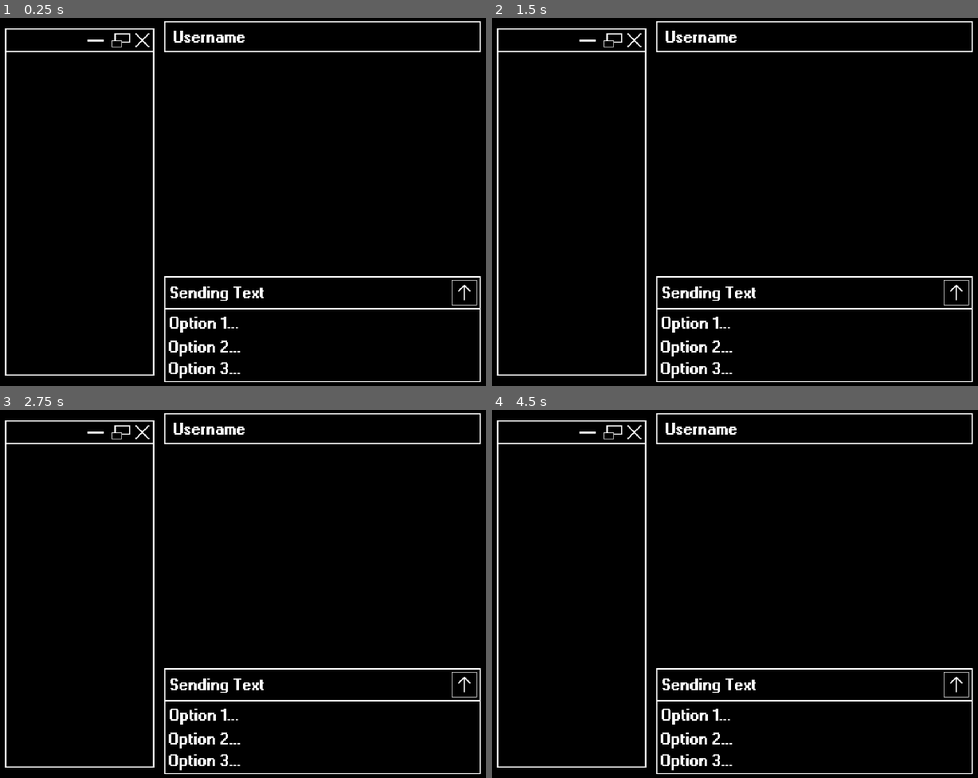
Above: before the commit, frames 1-4 (two rows, left to right).
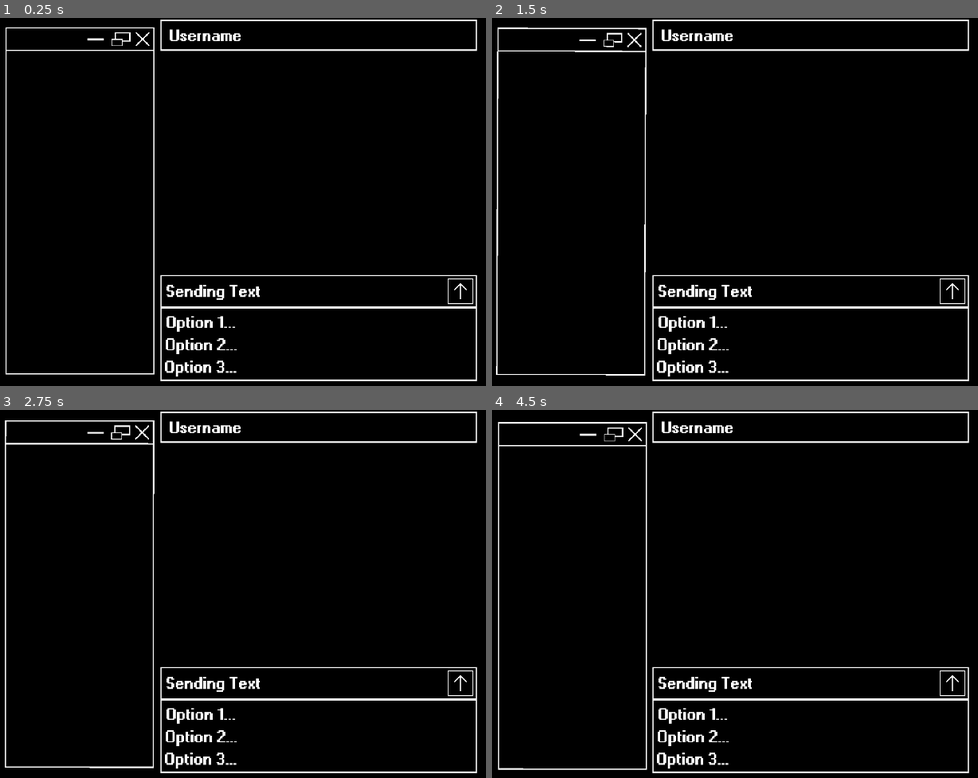
Above: after the commit, the same moments.

Repository: AdamCMunro/social-game
Game: Godot game, scene res://messenger.tscn
Two runs of this game, one before a commit and one after it. Both use one fixed random seed, a clock stepped at 60 frames per second and the inputs below. This scene is started directly instead of the project's main scene.
Inputs (mouse positions are in pixels of both pictures, inside the frame that each line leads up to):
- Up to frame 1 (0.25 s): no input
- Up to frame 2 (1.5 s): tap Enter at 0.5 s; move the mouse to (948, 183) at 0.52 s; click (948, 183) at 0.67 s; move the mouse to (681, 220) at 1.27 s; click (681, 220) at 1.42 s
- Up to frame 3 (2.75 s): move the mouse to (383, 513) at 2.02 s; click (383, 513) at 2.17 s
- Up to frame 4 (4.5 s): move the mouse to (778, 667) at 2.77 s; click (778, 667) at 2.92 s; move the mouse to (outside the picture) at 3.52 s; click (outside the picture) at 3.67 s; move the mouse to (618, 538) at 4.27 s; click (618, 538) at 4.42 s

The runs differ from the first frame. In frame 1, 6.2% of the frame differs, in the area x 0-100%, y 0-99%; in frame 2, 6.0%; in frame 3, 5.6%; in frame 4, 7.0%.

Commit message:
Began basic messaging interactions

Diff:
--- /dev/null
+++ b/social-game/contacts.gd
@@ -0,0 +1,35 @@
+extends Area2D
+
+
+# Called when the node enters the scene tree for the first time.
+func _ready() -> void:
+	_prepare_drift()
+
+
+# Called every frame. 'delta' is the elapsed time since the previous frame.
+func _process(delta: float) -> void:
+	_drift(delta)
+
+
+#drift stuff
+
+var noise = FastNoiseLite.new()
+var time = 0.0
+
+var speed = 1.75
+var amplitude = 6.0 # How far it drifts
+var rotation_amplitude = 0.75 # How much it tilts
+
+func _prepare_drift():
+	noise.seed = randi()
+	noise.frequency = 0.1
+
+func _drift(delta):
+	time += delta * speed
+
+	var ox = noise.get_noise_1d(time) * amplitude
+	var oy = noise.get_noise_1d(time + 100) * amplitude
+	var ang = noise.get_noise_1d(time + 200) * rotation_amplitude
+
+	$Sprite2D.position = Vector2(ox, oy)
+	$Sprite2D.rotation_degrees = ang
--- a/social-game/feed.gd
+++ b/social-game/feed.gd
@@ -1,7 +1,4 @@
 extends Node2D
-
-signal draw_hand
-signal hide_hand
 
 @onready var post_scene = preload("res://post.tscn")
 @onready var main = get_parent()
--- a/social-game/main.tscn
+++ b/social-game/main.tscn
@@ -13,8 +13,8 @@
 shader_parameter/saturation = 1.0
 shader_parameter/gamma = 1.00000004098023
 shader_parameter/curvature = 0.0
-shader_parameter/corner_soften = 0.06
-shader_parameter/vignette = 0.0010000000475
+shader_parameter/corner_soften = 0.010000000475
+shader_parameter/vignette = 0.0
 shader_parameter/scanline_strength = 0.06
 shader_parameter/scanline_density = 1.15
 shader_parameter/interlace_strength = 0.17
--- /dev/null
+++ b/social-game/messenger.gd
@@ -0,0 +1,12 @@
+extends Node2D
+
+@onready var viewport_centre = get_viewport_rect().size / 2
+
+# Called when the node enters the scene tree for the first time.
+func _ready() -> void:
+	$MessengerBody.position = viewport_centre
+
+
+# Called every frame. 'delta' is the elapsed time since the previous frame.
+func _process(delta: float) -> void:
+	pass
--- a/social-game/messenger.tscn
+++ b/social-game/messenger.tscn
@@ -1,11 +1,16 @@
 [gd_scene format=3 uid="uid://bbf22kjn4rw6"]
 
+[ext_resource type="Script" uid="uid://bgejr7rtsgtpf" path="res://messenger.gd" id="1_1clpa"]
 [ext_resource type="Texture2D" uid="uid://wdetlss0c3ti" path="res://assets/Messenger_Background.png" id="1_m0kps"]
 [ext_resource type="Texture2D" uid="uid://6j8u0l3vsjc4" path="res://assets/Messenger.png" id="2_tpcxp"]
 [ext_resource type="Texture2D" uid="uid://cj5uveejvi17t" path="res://assets/Send_Message_Button.png" id="3_dj5lq"]
 [ext_resource type="FontFile" uid="uid://colsx08shwr3g" path="res://fonts/windows-bold[1].ttf" id="4_dj5lq"]
+[ext_resource type="Script" uid="uid://yobyk68gyaq5" path="res://option_1.gd" id="5_5uh8x"]
 [ext_resource type="Texture2D" uid="uid://bv7kp8r2220md" path="res://assets/Square_Selection.png" id="5_8wtml"]
 [ext_resource type="Texture2D" uid="uid://dp1txt5oc6mfh" path="res://assets/Contacts.png" id="5_75sbr"]
+[ext_resource type="Script" uid="uid://4udu5egxntkx" path="res://option_2.gd" id="6_5uh8x"]
+[ext_resource type="Script" uid="uid://cys7txb1smtuo" path="res://option_3.gd" id="7_qhwlu"]
+[ext_resource type="Script" uid="uid://mvf0l8pkqr7b" path="res://contacts.gd" id="10_8waa5"]
 
 [sub_resource type="RectangleShape2D" id="RectangleShape2D_75sbr"]
 size = Vector2(129.79382, 129.79346)
@@ -20,6 +25,7 @@
 size = Vector2(467.5, 29.166656)
 
 [node name="Messenger" type="Node2D" unique_id=563844369]
+script = ExtResource("1_1clpa")
 
 [node name="MessengerBackground" type="Sprite2D" parent="." unique_id=2025585928]
 position = Vector2(583, 335.00003)
@@ -65,57 +71,120 @@
 text = "Sending Text"
 
 [node name="Option1" type="Area2D" parent="MessengerBody" unique_id=2073892545]
-metadata/_edit_group_ = true
+position = Vector2(0, 182)
+script = ExtResource("5_5uh8x")
+metadata/_edit_group_ = true
+
+[node name="ColorRect" type="ColorRect" parent="MessengerBody/Option1" unique_id=661961617]
+anchors_preset = 8
+anchor_left = 0.5
+anchor_top = 0.5
+anchor_right = 0.5
+anchor_bottom = 0.5
+offset_left = -234.16666
+offset_top = -15.75
+offset_right = 234.16666
+offset_bottom = 15.9166565
+grow_horizontal = 2
+grow_vertical = 2
+mouse_filter = 2
+color = Color(0, 0, 0, 1)
 
 [node name="OptionLabel" type="Label" parent="MessengerBody/Option1" unique_id=417421513]
-offset_left = -231.85843
-offset_top = 166.3717
-offset_right = 230.0885
-offset_bottom = 196.3717
+anchors_preset = 8
+anchor_left = 0.5
+anchor_top = 0.5
+anchor_right = 0.5
+anchor_bottom = 0.5
+offset_left = -230.97348
+offset_top = -15.0
+offset_right = 230.97345
+offset_bottom = 15.0
+grow_horizontal = 2
+grow_vertical = 2
 theme_override_fonts/font = ExtResource("4_dj5lq")
 theme_override_font_sizes/font_size = 24
 text = "Option 1..."
 
-[node name="Sprite2D" type="Sprite2D" parent="MessengerBody/Option1" unique_id=1670038969]
-
 [node name="CollisionShape2D" type="CollisionShape2D" parent="MessengerBody/Option1" unique_id=1519360124]
-position = Vector2(0, 182.5)
 shape = SubResource("RectangleShape2D_8wtml")
 
 [node name="Option2" type="Area2D" parent="MessengerBody" unique_id=789330614]
-metadata/_edit_group_ = true
+position = Vector2(0, 216)
+script = ExtResource("6_5uh8x")
+metadata/_edit_group_ = true
+
+[node name="ColorRect" type="ColorRect" parent="MessengerBody/Option2" unique_id=1603883933]
+anchors_preset = 8
+anchor_left = 0.5
+anchor_top = 0.5
+anchor_right = 0.5
+anchor_bottom = 0.5
+offset_left = -234.16666
+offset_top = -15.7500305
+offset_right = 234.16666
+offset_bottom = 15.916626
+grow_horizontal = 2
+grow_vertical = 2
+mouse_filter = 2
+color = Color(0, 0, 0, 1)
 
 [node name="OptionLabel" type="Label" parent="MessengerBody/Option2" unique_id=888915625]
-offset_left = -232.74338
-offset_top = 201.7699
-offset_right = 231.85846
-offset_bottom = 231.7699
+anchors_preset = 8
+anchor_left = 0.5
+anchor_top = 0.5
+anchor_right = 0.5
+anchor_bottom = 0.5
+offset_left = -232.30092
+offset_top = -15.0
+offset_right = 232.30092
+offset_bottom = 15.0
+grow_horizontal = 2
+grow_vertical = 2
 theme_override_fonts/font = ExtResource("4_dj5lq")
 theme_override_font_sizes/font_size = 24
 text = "Option 2..."
 
-[node name="Sprite2D" type="Sprite2D" parent="MessengerBody/Option2" unique_id=2047898561]
-
 [node name="CollisionShape2D" type="CollisionShape2D" parent="MessengerBody/Option2" unique_id=1229319885]
-position = Vector2(0, 217.917)
 shape = SubResource("RectangleShape2D_5uh8x")
 
 [node name="Option3" type="Area2D" parent="MessengerBody" unique_id=1979361157]
-metadata/_edit_group_ = true
+position = Vector2(0, 250)
+script = ExtResource("7_qhwlu")
+metadata/_edit_group_ = true
+
+[node name="ColorRect" type="ColorRect" parent="MessengerBody/Option3" unique_id=1931307096]
+anchors_preset = 8
+anchor_left = 0.5
+anchor_top = 0.5
+anchor_right = 0.5
+anchor_bottom = 0.5
+offset_left = -234.16666
+offset_top = -15.750061
+offset_right = 234.16666
+offset_bottom = 15.916595
+grow_horizontal = 2
+grow_vertical = 2
+mouse_filter = 2
+color = Color(0, 0, 0, 1)
 
 [node name="OptionLabel" type="Label" parent="MessengerBody/Option3" unique_id=509663925]
-offset_left = -232.74338
-offset_top = 235.39825
-offset_right = 233.62836
-offset_bottom = 265.39825
+anchors_preset = 8
+anchor_left = 0.5
+anchor_top = 0.5
+anchor_right = 0.5
+anchor_bottom = 0.5
+offset_left = -233.18587
+offset_top = -15.000008
+offset_right = 233.18587
+offset_bottom = 15.000008
+grow_horizontal = 2
+grow_vertical = 2
 theme_override_fonts/font = ExtResource("4_dj5lq")
 theme_override_font_sizes/font_size = 24
 text = "Option 3..."
 
-[node name="Sprite2D" type="Sprite2D" parent="MessengerBody/Option3" unique_id=930492967]
-
 [node name="CollisionShape2D" type="CollisionShape2D" parent="MessengerBody/Option3" unique_id=1637328924]
-position = Vector2(0, 252.5)
 shape = SubResource("RectangleShape2D_qhwlu")
 
 [node name="Selection" type="Area2D" parent="MessengerBody" unique_id=2006294913]
@@ -128,10 +197,10 @@
 anchor_top = 0.5
 anchor_right = 0.5
 anchor_bottom = 0.5
-offset_left = -232.5
-offset_top = -20.0
-offset_right = 232.5
-offset_bottom = 20.0
+offset_left = -235.0
+offset_top = -18.75
+offset_right = 235.0
+offset_bottom = 18.75
 grow_horizontal = 2
 grow_vertical = 2
 texture = ExtResource("5_8wtml")
@@ -145,7 +214,18 @@
 [node name="Contacts" type="Area2D" parent="." unique_id=1220270471]
 position = Vector2(145, 335)
 scale = Vector2(1.15, 1.15)
+script = ExtResource("10_8waa5")
 metadata/_edit_group_ = true
 
 [node name="Sprite2D" type="Sprite2D" parent="Contacts" unique_id=593490741]
 texture = ExtResource("5_75sbr")
+
+[connection signal="input_event" from="MessengerBody/Option1" to="MessengerBody/Option1" method="_on_input_event"]
+[connection signal="mouse_entered" from="MessengerBody/Option1" to="MessengerBody/Option1" method="_on_mouse_entered"]
+[connection signal="mouse_exited" from="MessengerBody/Option1" to="MessengerBody/Option1" method="_on_mouse_exited"]
+[connection signal="input_event" from="MessengerBody/Option2" to="MessengerBody/Option2" method="_on_input_event"]
+[connection signal="mouse_entered" from="MessengerBody/Option2" to="MessengerBody/Option2" method="_on_mouse_entered"]
+[connection signal="mouse_exited" from="MessengerBody/Option2" to="MessengerBody/Option2" method="_on_mouse_exited"]
+[connection signal="input_event" from="MessengerBody/Option3" to="MessengerBody/Option3" method="_on_input_event"]
+[connection signal="mouse_entered" from="MessengerBody/Option3" to="MessengerBody/Option3" method="_on_mouse_entered"]
+[connection signal="mouse_exited" from="MessengerBody/Option3" to="MessengerBody/Option3" method="_on_mouse_exited"]
--- /dev/null
+++ b/social-game/option_1.gd
@@ -0,0 +1,46 @@
+extends Area2D
+
+@onready var selection = get_parent().get_node("Selection")
+@onready var messenger_body = get_parent()
+
+var hovered = false
+var selected = false
+
+var black = Color(0,0,0,1)
+var white = Color(1,1,1,1)
+
+# Called when the node enters the scene tree for the first time.
+func _ready() -> void:
+	pass # Replace with function body.
+
+
+# Called every frame. 'delta' is the elapsed time since the previous frame.
+func _process(delta: float) -> void:
+	if hovered and not selected:
+		selection.visible = true
+
+func _on_mouse_entered() -> void:
+	hovered = true
+	selection.position = position
+
+func _on_mouse_exited() -> void:
+	hovered = false
+	selection.visible = false
+
+func _on_input_event(viewport: Node, event: InputEvent, shape_idx: int) -> void:
+	if event is InputEventMouseButton and event.button_index == MOUSE_BUTTON_LEFT:
+		if event.is_pressed() && not event.is_echo():
+			_select()
+			messenger_body.get_node("Option2")._deselect()
+			messenger_body.get_node("Option3")._deselect()
+
+func _select():
+	selected = true
+	selection.visible = false
+	$ColorRect.set_color(white)
+	$OptionLabel.set("theme_override_colors/font_color",black)
+
+func _deselect():
+	selected = false
+	$ColorRect.set_color(black)
+	$OptionLabel.set("theme_override_colors/font_color",white)
--- /dev/null
+++ b/social-game/option_2.gd
@@ -0,0 +1,46 @@
+extends Area2D
+
+@onready var selection = get_parent().get_node("Selection")
+@onready var messenger_body = get_parent()
+
+var hovered = false
+var selected = false
+
+var black = Color(0,0,0,1)
+var white = Color(1,1,1,1)
+
+# Called when the node enters the scene tree for the first time.
+func _ready() -> void:
+	pass # Replace with function body.
+
+
+# Called every frame. 'delta' is the elapsed time since the previous frame.
+func _process(delta: float) -> void:
+	if hovered and not selected:
+		selection.visible = true
+
+func _on_mouse_entered() -> void:
+	hovered = true
+	selection.position = position
+
+func _on_mouse_exited() -> void:
+	hovered = false
+	selection.visible = false
+
+func _on_input_event(viewport: Node, event: InputEvent, shape_idx: int) -> void:
+	if event is InputEventMouseButton and event.button_index == MOUSE_BUTTON_LEFT:
+		if event.is_pressed() && not event.is_echo():
+			_select()
+			messenger_body.get_node("Option1")._deselect()
+			messenger_body.get_node("Option3")._deselect()
+
+func _select():
+	selected = true
+	selection.visible = false
+	$ColorRect.set_color(white)
+	$OptionLabel.set("theme_override_colors/font_color",black)
+
+func _deselect():
+	selected = false
+	$ColorRect.set_color(black)
+	$OptionLabel.set("theme_override_colors/font_color",white)
--- /dev/null
+++ b/social-game/option_3.gd
@@ -0,0 +1,46 @@
+extends Area2D
+
+@onready var selection = get_parent().get_node("Selection")
+@onready var messenger_body = get_parent()
+
+var hovered = false
+var selected = false
+
+var black = Color(0,0,0,1)
+var white = Color(1,1,1,1)
+
+# Called when the node enters the scene tree for the first time.
+func _ready() -> void:
+	pass # Replace with function body.
+
+
+# Called every frame. 'delta' is the elapsed time since the previous frame.
+func _process(delta: float) -> void:
+	if hovered and not selected:
+		selection.visible = true
+
+func _on_mouse_entered() -> void:
+	hovered = true
+	selection.position = position
+
+func _on_mouse_exited() -> void:
+	hovered = false
+	selection.visible = false
+
+func _on_input_event(viewport: Node, event: InputEvent, shape_idx: int) -> void:
+	if event is InputEventMouseButton and event.button_index == MOUSE_BUTTON_LEFT:
+		if event.is_pressed() && not event.is_echo():
+			_select()
+			messenger_body.get_node("Option1")._deselect()
+			messenger_body.get_node("Option2")._deselect()
+
+func _select():
+	selected = true
+	selection.visible = false
+	$ColorRect.set_color(white)
+	$OptionLabel.set("theme_override_colors/font_color",black)
+
+func _deselect():
+	selected = false
+	$ColorRect.set_color(black)
+	$OptionLabel.set("theme_override_colors/font_color",white)
Not shown, added: social-game/contacts.gd.uid
Not shown, added: social-game/messenger.gd.uid
Not shown, added: social-game/option_1.gd.uid
Not shown, added: social-game/option_2.gd.uid
Not shown, added: social-game/option_3.gd.uid
